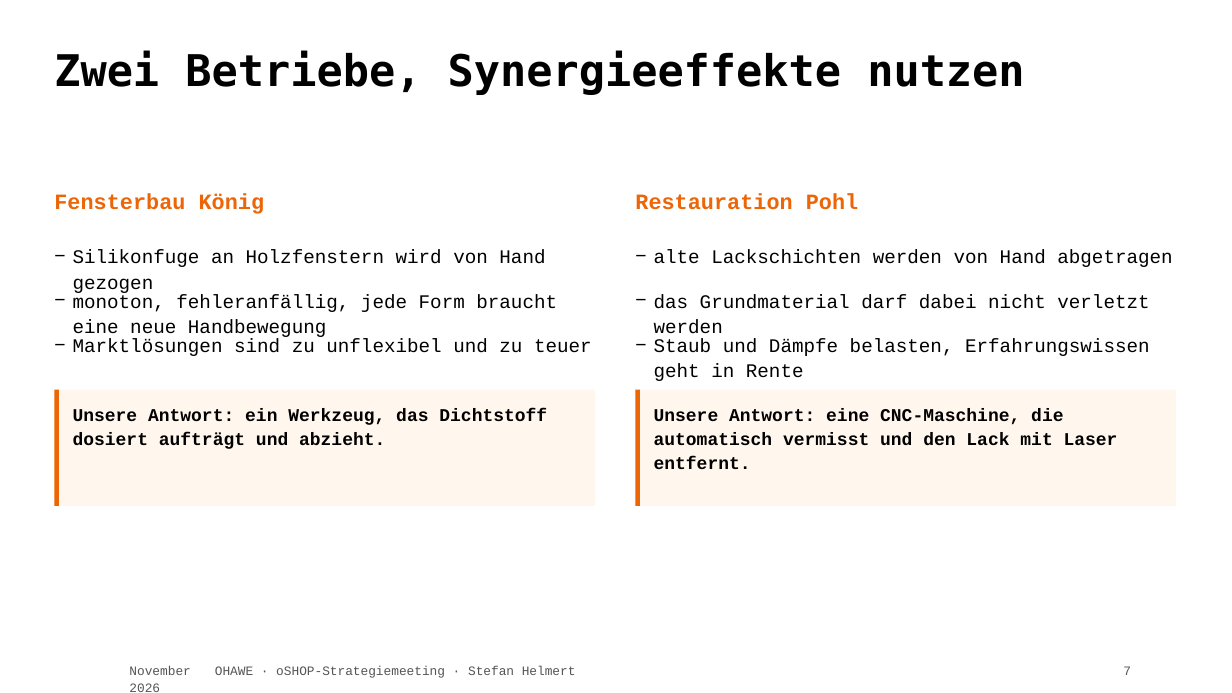
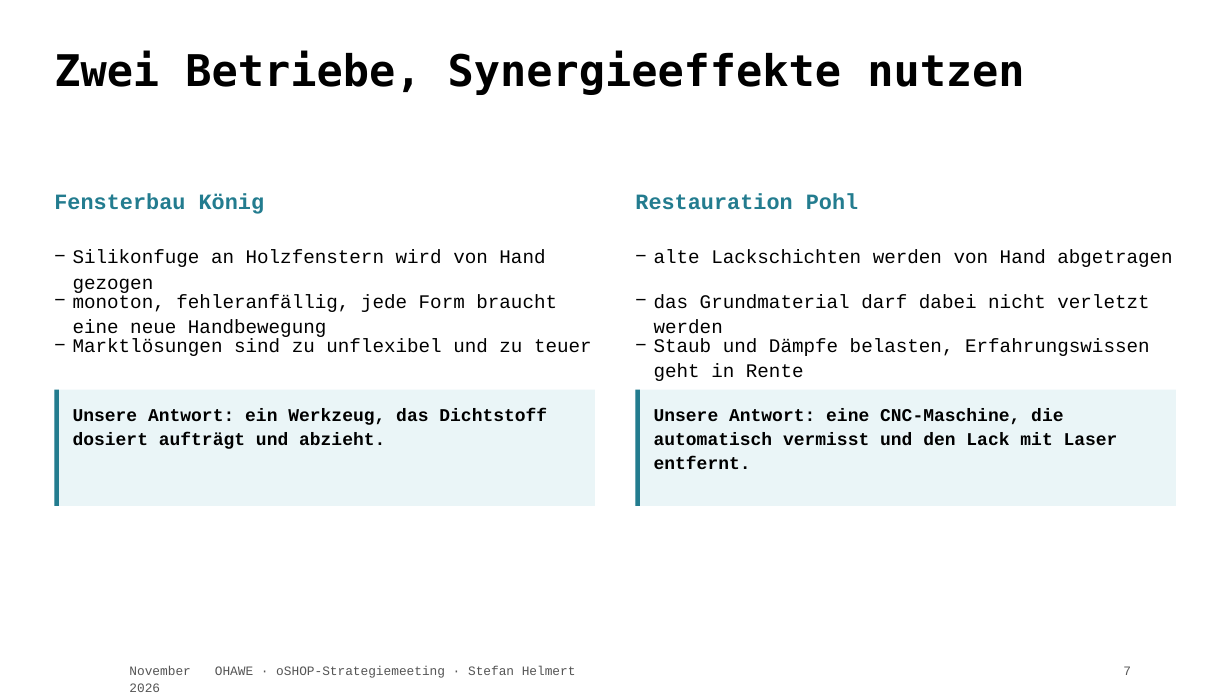
Before and after one commit to TheTesla/slides-oshop-strategieemeeting-ohawe, a slide deck: slide 7 of ohawe-strategie.pptx. Drawn at 1232x693 pixels with LibreOffice and Linux fonts; fonts in the diff are those of the drawing; background and template pictures are left out. Boxes give left, top, right and bottom in pixels: in the first picture for what was removed or moved away, otherwise in the second. Text is boxed around its words. In the diff, an @@ line names an element or a change of style, - is before the commit and + after.

```diff
--- a/ohawe-strategie.pptx
+++ b/ohawe-strategie.pptx
@@ text "Fensterbau König" at bbox=[54, 194, 265, 214]: text colour #EC6608 to #237C8F @@
@@ text "Restauration Pohl" at bbox=[635, 194, 858, 210]: text colour #EC6608 to #237C8F @@
@@ rectangle at bbox=[55, 390, 595, 506]: fill #FFF6EE to #EAF5F7 @@
@@ rectangle at bbox=[55, 390, 59, 506]: fill #EC6608 to #237C8F @@
@@ rectangle at bbox=[636, 390, 1177, 506]: fill #FFF6EE to #EAF5F7 @@
@@ rectangle at bbox=[636, 390, 640, 506]: fill #EC6608 to #237C8F @@
```
Also in this commit, not shown: 9 other slides changed, 7 other files.
